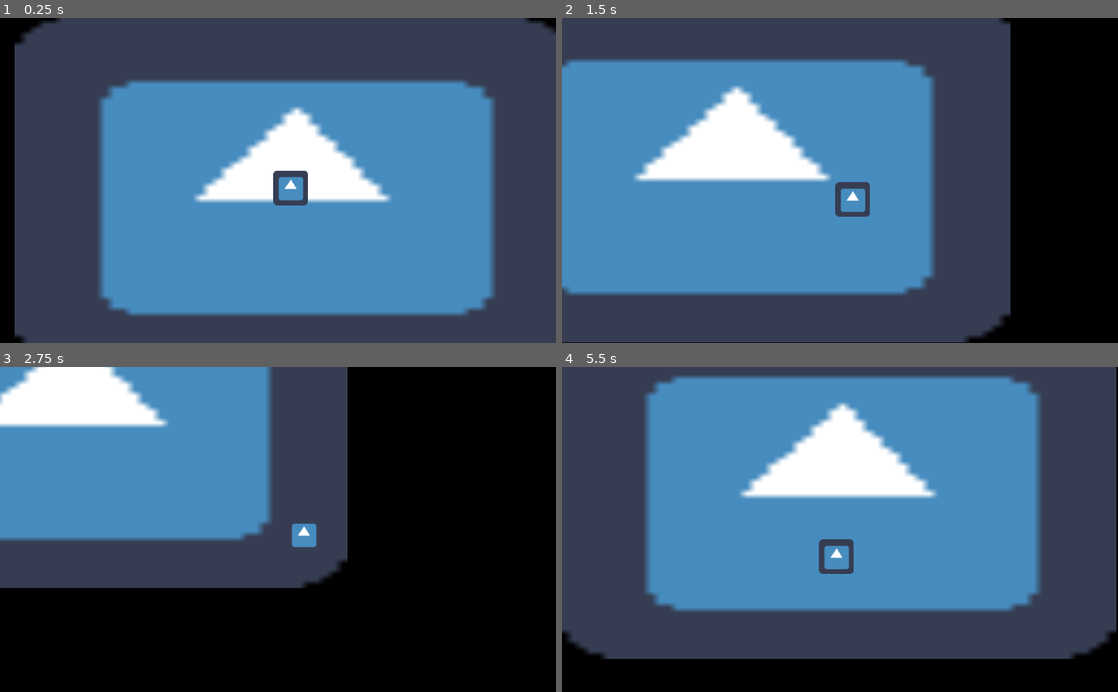
Above: before the commit, frames 1-4 (two rows, left to right).
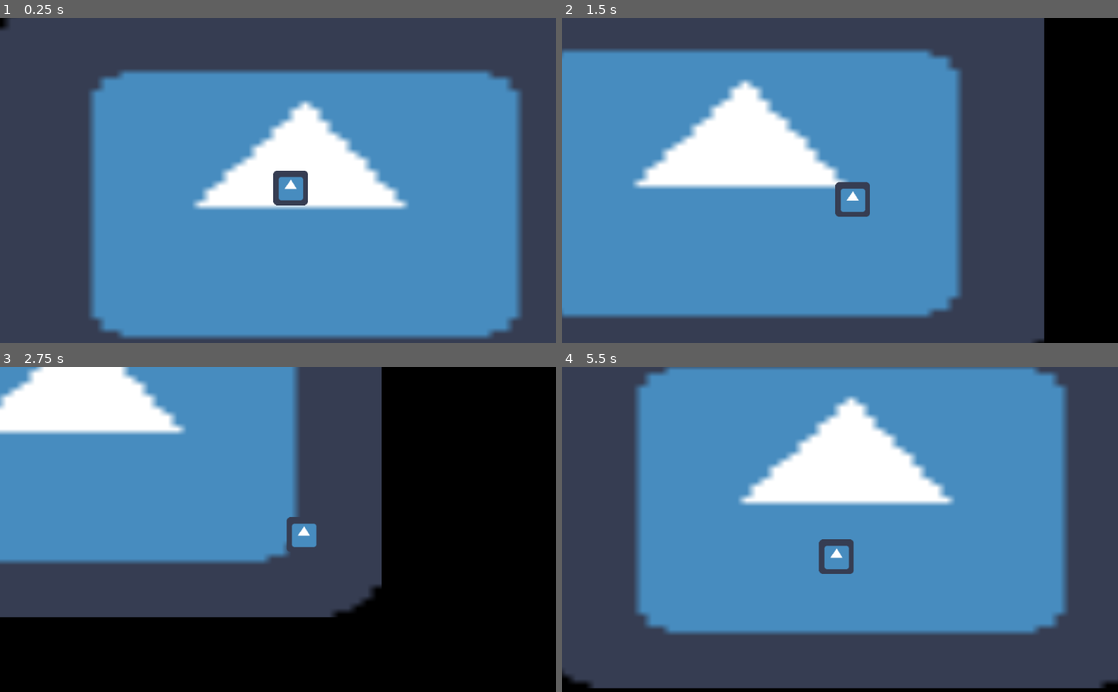
Above: after the commit, the same moments.

Repository: ColdCalzone/GWJ-30
Game: Godot game, scene res://scenes/Testenv.tscn
The game is run twice, just before and just after one commit, with the same random seed, the same clock (stepped at 60 frames per second) and the same inputs. Before the commit the project has no main scene; this scene is started directly in both runs. The engine's default icon, where the game draws it, is replaced by a stand-in: a white triangle on a blue panel in a dark square.
Inputs (mouse positions are in pixels of both pictures, inside the frame that each line leads up to):
- Up to frame 1 (0.25 s): no input
- Up to frame 2 (1.5 s): tap Enter (ui_accept) at 0.5, 0.77 s; move the mouse to (962, 164) at 0.52 s; hold D (move_right) 0.53-1.28 s; hold B (ambience_test, bound only after the commit) 0.53-1.28 s; tap M (music_test, bound only after the commit) at 0.8, 1.35 s; move the mouse to (728, 196) at 1.27 s; hold S (move_down) from 1.28 s (still down)
- Up to frame 3 (2.75 s): tap Enter (ui_accept) at 1.52 s; tap N (sound_test, bound only after the commit) at 1.55 s; move the mouse to (333, 458) at 2.02 s; release S (move_down) at 2.03 s; hold D (move_right) from 2.03 s (still down); hold N (sound_test, bound only after the commit) from 2.03 s (still down); tap B (ambience_test, bound only after the commit) at 2.3 s
- Up to frame 4 (5.5 s): move the mouse to (812, 594) at 2.77 s; release D (move_right) at 2.78 s; release N (sound_test, bound only after the commit) at 2.78 s; hold W (move_up) 2.78-3.53 s; tap B (ambience_test, bound only after the commit) at 2.85, 4.55 s; tap Enter (ui_accept) at 3.02, 3.77, 4.52 s; tap M (music_test, bound only after the commit) at 3.05, 5.3 s; move the mouse to (1006, 578) at 3.52 s; hold M (music_test, bound only after the commit) 3.53-4.28 s; hold A (move_left) 3.53-5.03 s; tap N (sound_test, bound only after the commit) at 3.8, 4.35 s; move the mouse to (673, 480) at 4.27 s; move the mouse to (867, 529) at 5.02 s; hold S (move_down) from 5.03 s (still down); hold B (ambience_test, bound only after the commit) from 5.03 s (still down)

The runs differ from the first frame. In frame 1, 21% of the frame differs, in the area x 0-100%, y 0-100%; in frame 2, 22%; in frame 3, 20%; in frame 4, 28%, in the area x 0-100%, y 0-99%.

Commit message:
Added Audio manager and test sounds
that's all folks

Diff:
--- /dev/null
+++ b/default_bus_layout.tres
@@ -0,0 +1,21 @@
+[gd_resource type="AudioBusLayout" format=2]
+
+[resource]
+bus/1/name = "SFX"
+bus/1/solo = false
+bus/1/mute = false
+bus/1/bypass_fx = false
+bus/1/volume_db = 0.0
+bus/1/send = "Master"
+bus/2/name = "Ambience"
+bus/2/solo = false
+bus/2/mute = false
+bus/2/bypass_fx = false
+bus/2/volume_db = 0.0
+bus/2/send = "Master"
+bus/3/name = "Music"
+bus/3/solo = false
+bus/3/mute = false
+bus/3/bypass_fx = false
+bus/3/volume_db = 0.0
+bus/3/send = "Master"
--- a/objects/Player.gd
+++ b/objects/Player.gd
@@ -31,7 +31,12 @@
 		dir += Vector2.LEFT
 	if Input.is_action_pressed("move_right"):
 		dir += Vector2.RIGHT
-
+	if Input.is_action_pressed("music_test"):
+		AudioManager.play_music("placeholder")
+	if Input.is_action_pressed("ambience_test"):
+		AudioManager.play_ambience("bird_chirps", position - Vector2(500, 0))
+	if Input.is_action_pressed("sound_test"):
+		AudioManager.play_sfx("swish", position + Vector2(500, 0))
 	# Movement
 	if dir.length() != 0:
 		velocity.x = lerp(velocity.x, dir.x * speed, acceleration)
--- a/project.godot
+++ b/project.godot
@@ -57,14 +57,16 @@
 [application]
 
 config/name="GWJ 30"
+run/main_scene="res://scenes/Testenv.tscn"
 boot_splash/image="res://wallpaper.png"
 boot_splash/bg_color=Color( 0.0588235, 0.121569, 0.188235, 1 )
 config/icon="res://icon.png"
 
 [autoload]
 
+AudioManager="*res://singletons/AudioManager.tscn"
 CombatManager="*res://singletons/CombatManager.tscn"
-ParticleManager="*res://singletons/ParticleManager.gd"
+ParticleManager="*res://singletons/ParticleManager.tscn"
 
 [display]
 
@@ -100,6 +102,21 @@
 , Object(InputEventJoypadButton,"resource_local_to_scene":false,"resource_name":"","device":0,"button_index":13,"pressure":0.0,"pressed":false,"script":null)
  ]
 }
+music_test={
+"deadzone": 0.5,
+"events": [ Object(InputEventKey,"resource_local_to_scene":false,"resource_name":"","device":0,"alt":false,"shift":false,"control":false,"meta":false,"command":false,"pressed":false,"scancode":77,"unicode":0,"echo":false,"script":null)
+ ]
+}
+sound_test={
+"deadzone": 0.5,
+"events": [ Object(InputEventKey,"resource_local_to_scene":false,"resource_name":"","device":0,"alt":false,"shift":false,"control":false,"meta":false,"command":false,"pressed":false,"scancode":78,"unicode":0,"echo":false,"script":null)
+ ]
+}
+ambience_test={
+"deadzone": 0.5,
+"events": [ Object(InputEventKey,"resource_local_to_scene":false,"resource_name":"","device":0,"alt":false,"shift":false,"control":false,"meta":false,"command":false,"pressed":false,"scancode":66,"unicode":0,"echo":false,"script":null)
+ ]
+}
 
 [rendering]
 
--- a/scenes/Testenv.tscn
+++ b/scenes/Testenv.tscn
@@ -6,8 +6,8 @@
 [node name="Testenv" type="Node2D"]
 
 [node name="Sprite" type="Sprite" parent="."]
-position = Vector2( 512.36, 322.993 )
-scale = Vector2( 16, 10 )
+position = Vector2( 527.404, 332.624 )
+scale = Vector2( 17.4814, 11.3945 )
 texture = ExtResource( 1 )
 
 [node name="Player" parent="." instance=ExtResource( 2 )]
--- /dev/null
+++ b/singletons/AudioManager.gd
@@ -0,0 +1,48 @@
+# This is 2D because SFX and stuff will want to be played at certain positions.
+
+# I think the only way to really do this is to make a new AudioStreamPlayer(2D) for every sound... yikes.
+
+# To play a sound, you can simply do AudioManager.play_(sfx/music/ambience)("IdOfSound")
+
+# If the audio exists it returns true, if it doesn't it returns false
+
+extends Node2D
+
+onready var swish_sfx = $Swish
+onready var placeholder_music = $PlaceHolderMusic
+onready var bird_chirps_amb = $BirdChirps
+
+onready var sfx = {
+	"swish": swish_sfx
+}
+
+onready var music = {
+	"placeholder": placeholder_music
+}
+
+onready var ambience = {
+	"bird_chirps": bird_chirps_amb
+}
+
+func play_sfx(id : String, pos : Vector2) -> bool:
+	if sfx.has(id):
+		sfx[id].position = pos
+		sfx[id].play()
+		return true
+	else:
+		return false
+
+func play_music(id : String):
+	if music.has(id):
+		music[id].play()
+		return true
+	else:
+		return false
+
+func play_ambience(id : String, pos : Vector2):
+	if ambience.has(id):
+		ambience[id].position = pos
+		ambience[id].play()
+		return true
+	else:
+		return false
--- /dev/null
+++ b/singletons/AudioManager.tscn
@@ -0,0 +1,22 @@
+[gd_scene load_steps=5 format=2]
+
+[ext_resource path="res://singletons/AudioManager.gd" type="Script" id=1]
+[ext_resource path="res://sfx/swish-1.wav" type="AudioStream" id=2]
+[ext_resource path="res://sfx/ambience/birdchirpingplaceholder.wav" type="AudioStream" id=3]
+[ext_resource path="res://music/placeholder_music.wav" type="AudioStream" id=4]
+
+[node name="AudioManager" type="Node2D"]
+script = ExtResource( 1 )
+
+[node name="PlaceHolderMusic" type="AudioStreamPlayer" parent="."]
+stream = ExtResource( 4 )
+volume_db = -2.0
+bus = "Music"
+
+[node name="Swish" type="AudioStreamPlayer2D" parent="."]
+stream = ExtResource( 2 )
+bus = "SFX"
+
+[node name="BirdChirps" type="AudioStreamPlayer2D" parent="."]
+stream = ExtResource( 3 )
+bus = "Ambience"
Not shown, added: music/placeholder_music.wav.import
Not shown, added: sfx/ambience/birdchirpingplaceholder.wav.import
Not shown, added: sfx/swish-1.wav.import
Not shown, added: music/placeholder_music.wav
Not shown, added: sfx/ambience/birdchirpingplaceholder.wav
Not shown, added: sfx/swish-1.wav
